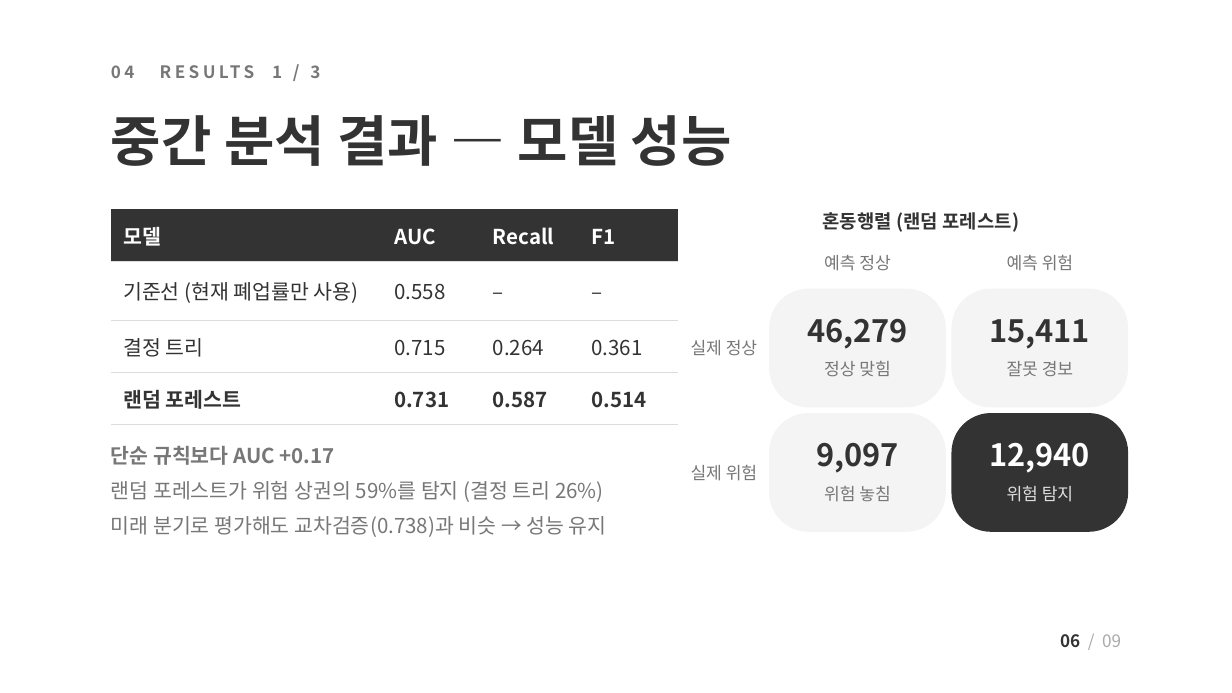
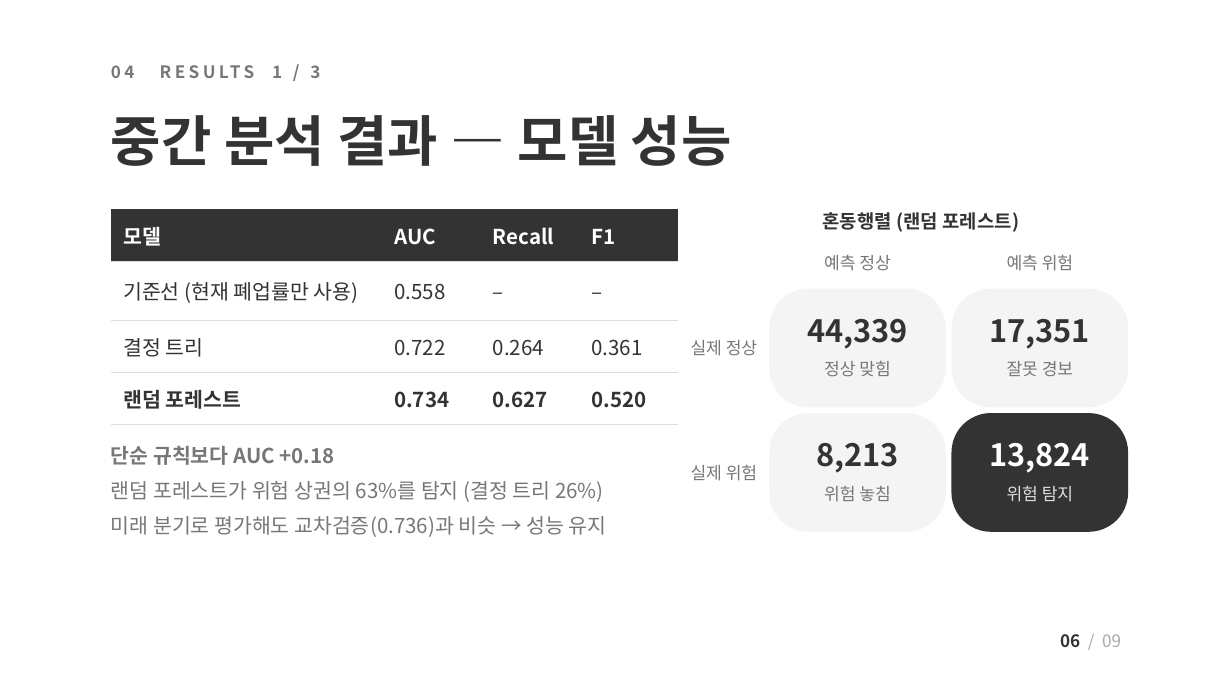
Before and after one commit to JungUihyun/biz-risk-predictor, a slide deck: slide 6 of docs/presentation/biz-risk-predictor_mid2_public.pptx. Drawn at 1232x693 pixels with LibreOffice and Linux fonts; fonts in the diff are those of the drawing. Boxes give left, top, right and bottom in pixels: in the first picture for what was removed or moved away, otherwise in the second. Text is boxed around its words. In the diff, an @@ line names an element or a change of style, - is before the commit and + after.

```diff
--- a/docs/presentation/biz-risk-predictor_mid2_public.pptx
+++ b/docs/presentation/biz-risk-predictor_mid2_public.pptx
@@ table at (x1=111, y1=209, x2=678, y2=413) @@
-row 3, column 2: 0.715
+row 3, column 2: 0.722
-row 4: 랜덤 포레스트 | 0.731 | 0.587 | 0.514
+row 4: 랜덤 포레스트 | 0.734 | 0.627 | 0.520
@@ text at (x1=807, y1=319, x2=908, y2=349): text changed @@
-46,279
+44,339
@@ text at (x1=989, y1=319, x2=1090, y2=349): text changed @@
-15,411
+17,351
@@ text at (x1=111, y1=446, x2=607, y2=537): text changed @@
-단순 규칙보다 AUC +0.17
-랜덤 포레스트가 위험 상권의 59%를 탐지 (결정 트리 26%)
-미래 분기로 평가해도 교차검증(0.738)과 비슷 → 성능 유지
+단순 규칙보다 AUC +0.18
+랜덤 포레스트가 위험 상권의 63%를 탐지 (결정 트리 26%)
+미래 분기로 평가해도 교차검증(0.736)과 비슷 → 성능 유지
@@ text at (x1=816, y1=443, x2=899, y2=473): text changed @@
-9,097
+8,213
@@ text at (x1=989, y1=443, x2=1090, y2=473): text changed @@
-12,940
+13,824
```
Also in this commit, not shown: 7 other slides changed, 11 other files.
